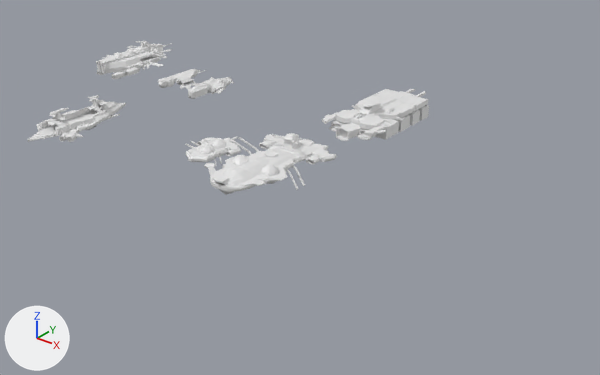
An edit to the Blender file Blender/Mechanical Animation/Multiship.blend, drawn before and after from the same camera.
One viewpoint serves both versions: a 50 mm camera at (40.5, -39.8, 23.4) aimed at (8.6, 0.1, -1.3). Lighting does not change. The marker at lower left points along +X, +Y and +Z.

In view in the first picture: 'Cargo M', 'Exploration Cruiser', 'Exploration Destroyer', 'Exploration Frigate', 'Tanker M', 'Tanker S', 'Troop M1'.
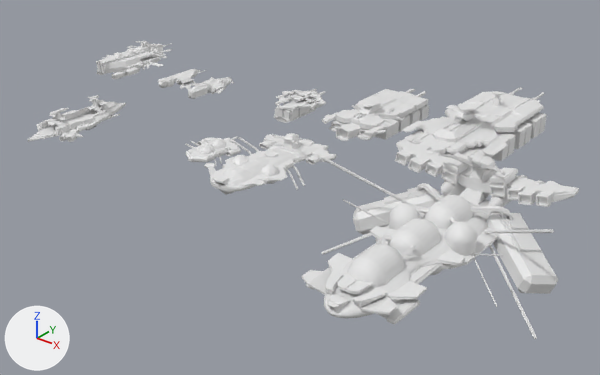
Where the newer file only moved an object's origin or applied its transform, the numbers keep the older frame.

Pixel boxes (x1, y1, x2, y2) of what changed, in the pictures (600 x 375 px):
'Tanker L', added: after (302, 139, 579, 339)
'Cargo L', added: after (402, 87, 547, 161)
'Cargo S', added: after (274, 89, 326, 123)

The change, as a list of edits to the scene's bpy script:
```text
Add me_tanker_l:
    me_tanker_l.from_pydata(...)  # 5614 vertices, 5819 faces; spans x -6.24..6.24, y -8.13..6.82, z -2.84..2.98
Add me_cargo_l:
    me_cargo_l.from_pydata(...)  # 1558 vertices, 1516 faces; spans x -3.3..3.3, y -7.5..8.1, z -1.1..2.1
Add me_cargo_s:
    me_cargo_s.from_pydata(...)  # 1265 vertices, 1278 faces; spans x -2.05..2.05, y -2.04..2.84, z -0.66..0.88
Add ob_tanker_l:
    ob_tanker_l = bpy.data.objects.new('Tanker L', me_tanker_l)
    ob_tanker_l.location = (23.14, -7.91, 3.24)
Add ob_cargo_l:
    ob_cargo_l = bpy.data.objects.new('Cargo L', me_cargo_l)
    ob_cargo_l.location = (17.12, 9.08, 2.51)
Add ob_cargo_s:
    ob_cargo_s = bpy.data.objects.new('Cargo S', me_cargo_s)
    ob_cargo_s.location = (3.18, 6.6, 1.41)
```
